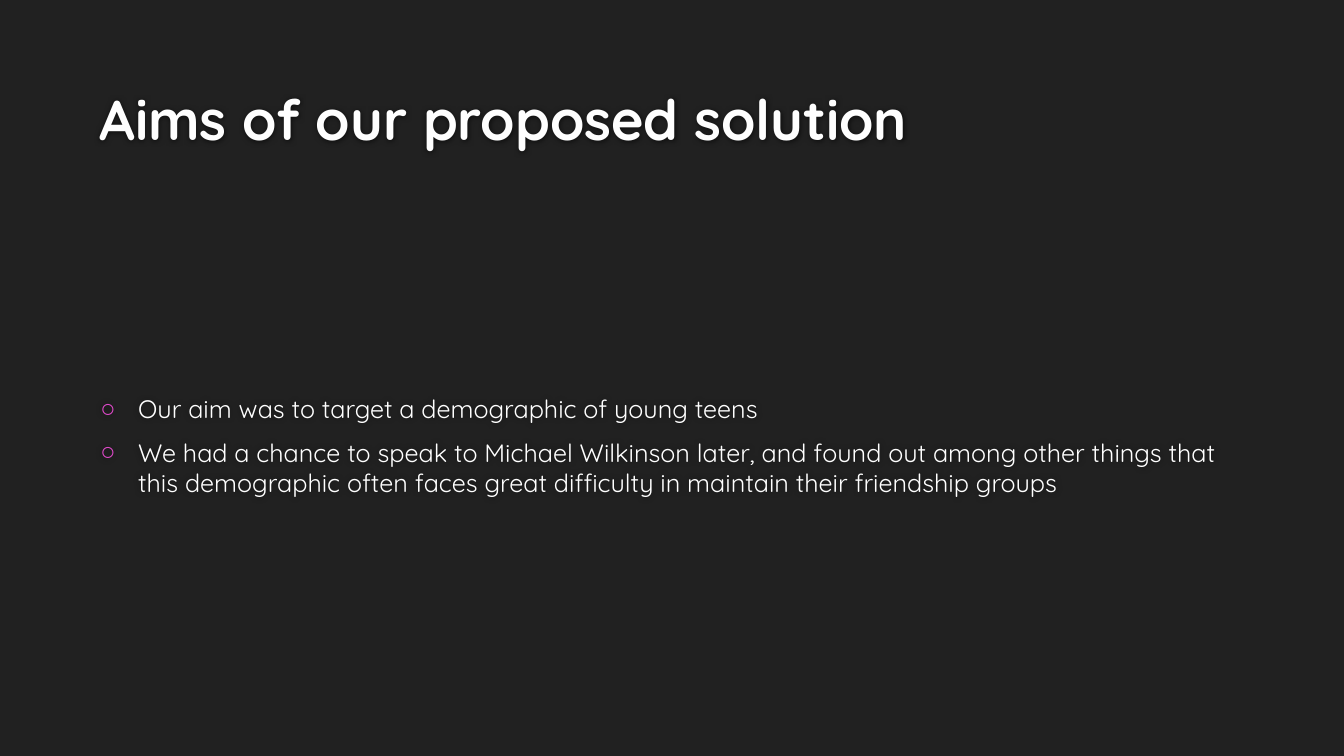
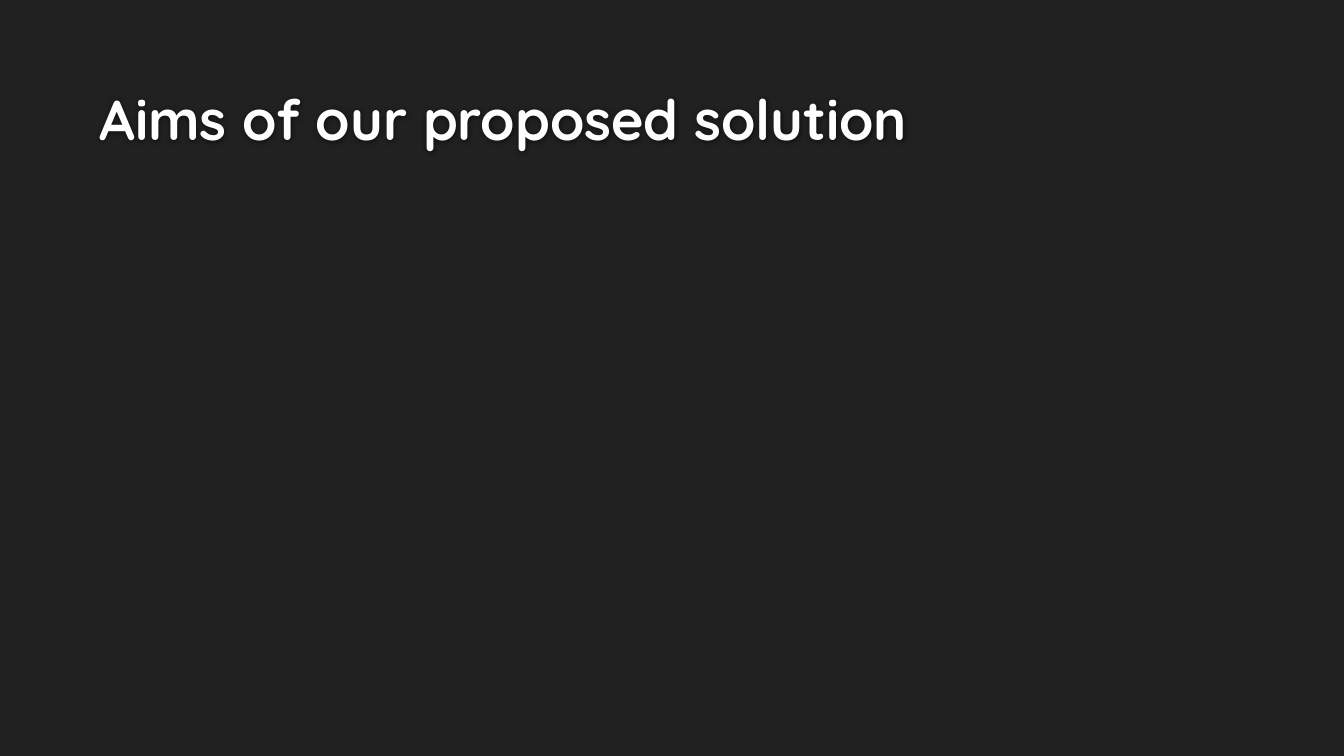
Before and after one commit to cfg-london/team-10, a slide deck: slide 3 of CLIC_SARGENT.pptx. Drawn at 1344x756 pixels with LibreOffice and Linux fonts; fonts in the diff are those of the drawing; background and template pictures are left out. Boxes give left, top, right and bottom in pixels: in the first picture for what was removed or moved away, otherwise in the second. Text is boxed around its words. In the diff, an @@ line names an element or a change of style, - is before the commit and + after.

```diff
--- a/CLIC_SARGENT.pptx
+++ b/CLIC_SARGENT.pptx
@@ text removed at box(138, 399, 1216, 497) @@
-○ Our aim was to target a demographic of young teens
-○ We had a chance to speak to Michael Wilkinson later, and found out among other things that this demographic often faces great difficulty in maintain their friendship groups
```
Also in this commit, not shown: 1 other slide changed.
